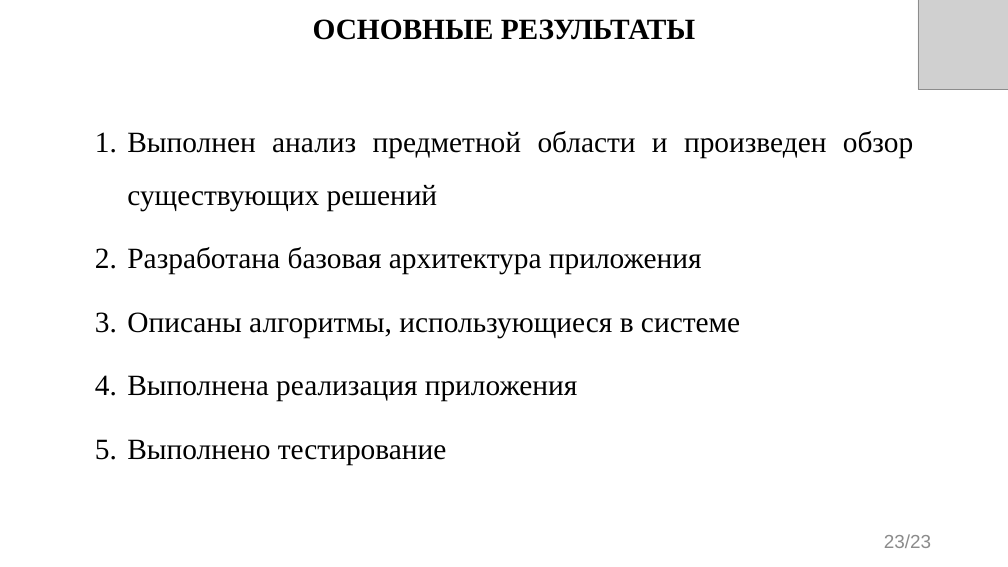
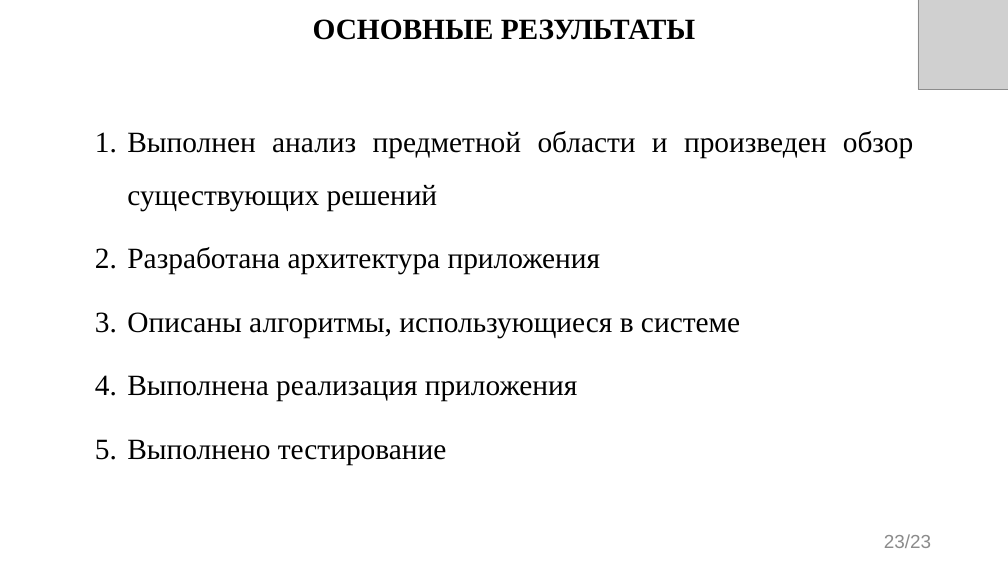
Before and after one commit to evgenkot/uav-route-calculation, a slide deck: slide 23 of doc/GQW/Raschupkin_EV_UAV_Route_Planning.pptx. Drawn at 1008x567 pixels with LibreOffice and Linux fonts; fonts in the diff are those of the drawing; grey boxes stand for pictures. Boxes give left, top, right and bottom in pixels: in the first picture for what was removed or moved away, otherwise in the second. Text is boxed around its words. In the diff, an @@ line names an element or a change of style, - is before the commit and + after.

```diff
--- a/doc/GQW/Raschupkin_EV_UAV_Route_Planning.pptx
+++ b/doc/GQW/Raschupkin_EV_UAV_Route_Planning.pptx
@@ text at bbox=[127, 247, 601, 275]: text changed @@
-2. Разработана базовая архитектура приложения
+2. Разработана архитектура приложения
```
Also in this commit, not shown: 5 other slides changed, 8 other files.
